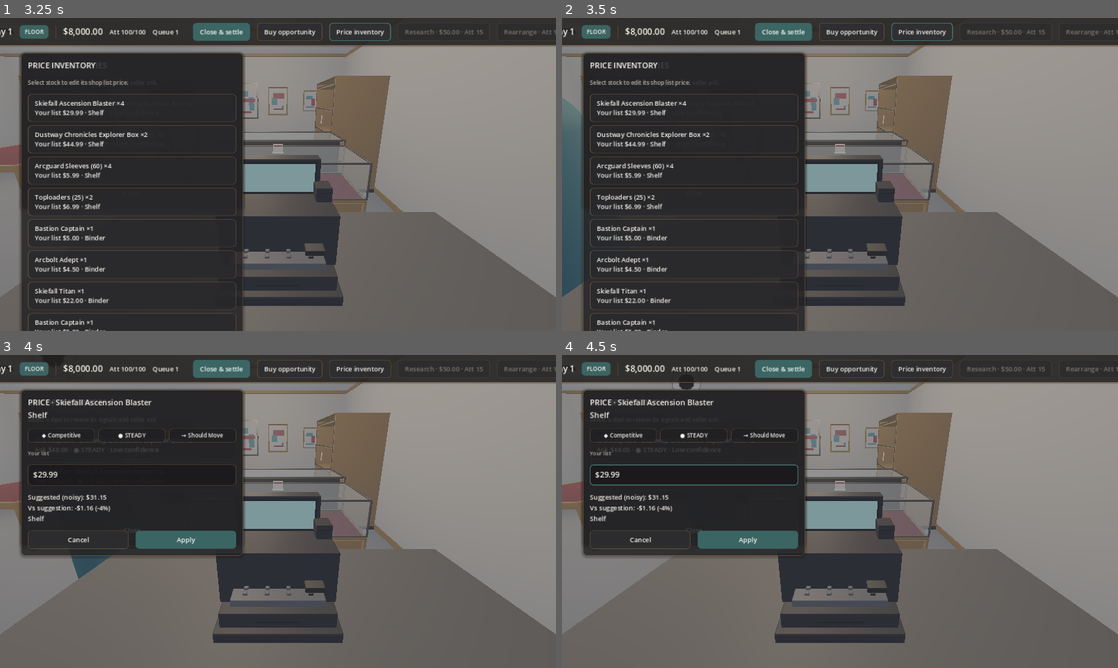
Above: before the commit, frames 1-4 (two rows, left to right).
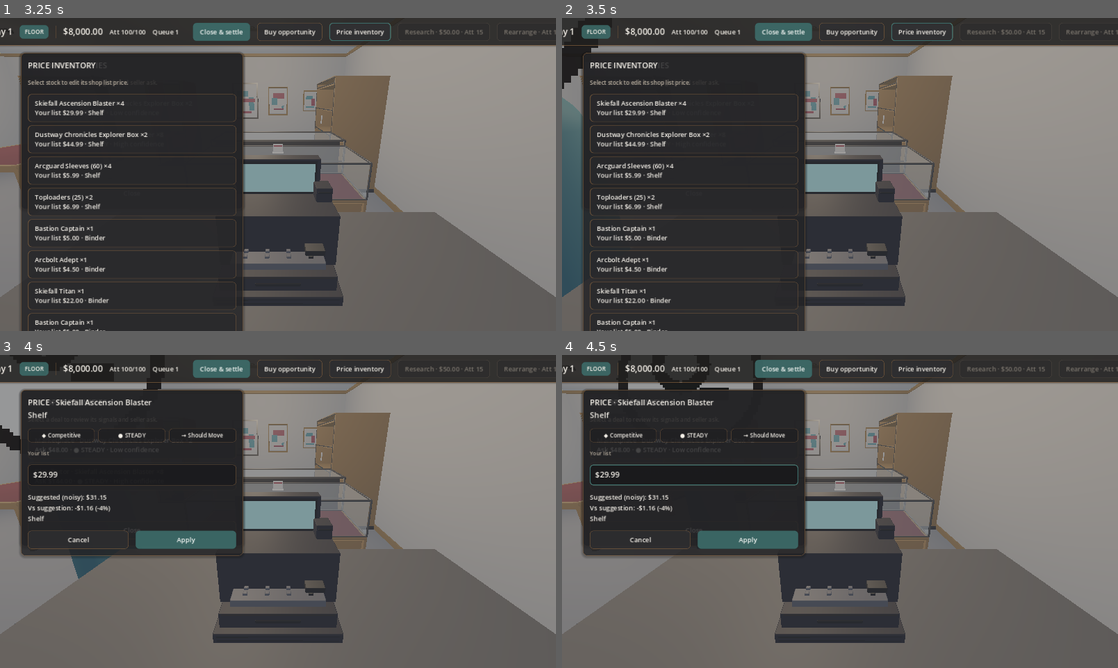
Above: after the commit, the same moments.

Repository: adamwlarson/cardshopsimulator
Game: Godot game, scene res://scenes/boot/boot.tscn
The game is run twice, just before and just after one commit, with the same random seed, the same clock (stepped at 60 frames per second) and the same inputs.
Inputs:
- Up to frame 1 (3.25 s): click "OPEN SHOP" at 0.5 s; click "Open floor" at 1.25 s; click "Buy opportunity" at 2 s; click "Price inventory" at 2.75 s
- Up to frame 2 (3.5 s): no input
- Up to frame 3 (4 s): click "Marketplace · Dustway Chronic…" at 3.5 s
- Up to frame 4 (4.5 s): click "Distributor · Skiefall Ascens…" at 4.25 s

Frame 1 is identical in both runs. In frame 2, 0.4% of the frame differs, in the area x 0-7%, y 8-23%; in frame 3, 0.3%; in frame 4, 0.2%.

Commit message:
Make NPC intent bobbers larger and unshaded
Scale overhead browse/buy/sell sprites so they read from the locked
shop camera, with a dark disc backing and unshaded billboard draw.

Co-authored-by: Adam Larson <maddogawl@gmail.com>

Diff:
--- a/scripts/customers/customer_intent_icon.gd
+++ b/scripts/customers/customer_intent_icon.gd
@@ -7,19 +7,24 @@
 	SELL,
 }
 
-const COLOR_BROWSE := Color(0.74, 0.76, 0.78)
-const COLOR_BUY := Color(0.30, 0.64, 0.62)
-const COLOR_SELL := Color(0.84, 0.58, 0.26)
+const COLOR_BROWSE := Color(0.82, 0.84, 0.86)
+const COLOR_BUY := Color(0.22, 0.72, 0.68)
+const COLOR_SELL := Color(0.92, 0.62, 0.22)
+const SIZE_PX := 64
 
 var intent: Intent = Intent.BROWSE
 
 
 func _ready() -> void:
 	billboard = BaseMaterial3D.BILLBOARD_ENABLED
-	pixel_size = 0.012
+	shaded = false
+	double_sided = true
+	pixel_size = 0.022
 	centered = true
-	position = Vector3(0.0, 2.05, 0.0)
-	apply_intent(Intent.BROWSE)
+	alpha_cut = SpriteBase3D.ALPHA_CUT_DISABLED
+	texture_filter = BaseMaterial3D.TEXTURE_FILTER_NEAREST
+	render_priority = 8
+	apply_intent(intent)
 
 
 func apply_intent(next: Intent) -> void:
@@ -57,44 +62,52 @@
 
 
 func _make_texture(next: Intent) -> Texture2D:
-	var image := Image.create(48, 48, false, Image.FORMAT_RGBA8)
+	var image := Image.create(SIZE_PX, SIZE_PX, false, Image.FORMAT_RGBA8)
 	image.fill(Color(0, 0, 0, 0))
 	var color := COLOR_BROWSE
 	match next:
 		Intent.BUY:
 			color = COLOR_BUY
-			_draw_bag(image, color)
 		Intent.SELL:
 			color = COLOR_SELL
-			_draw_tag(image, color)
+	_fill_circle(image, 32, 32, 30, Color(0.08, 0.08, 0.09, 0.92))
+	_fill_circle(image, 32, 32, 26, color)
+	match next:
+		Intent.BUY:
+			_draw_bag(image)
+		Intent.SELL:
+			_draw_tag(image)
 		_:
-			_draw_magnifier(image, color)
+			_draw_magnifier(image)
 	return ImageTexture.create_from_image(image)
 
 
-func _draw_magnifier(image: Image, color: Color) -> void:
-	_fill_circle(image, 20, 20, 11, color)
-	_fill_circle(image, 20, 20, 6, Color(0.12, 0.13, 0.15, 0.92))
-	_fill_rect(image, 28, 28, 8, 4, color)
+func _draw_magnifier(image: Image) -> void:
+	var ink := Color(0.10, 0.11, 0.12, 1.0)
+	_fill_circle(image, 28, 26, 12, ink)
+	_fill_circle(image, 28, 26, 7, COLOR_BROWSE)
+	_fill_rect(image, 36, 36, 12, 5, ink)
 
 
-func _draw_bag(image: Image, color: Color) -> void:
-	_fill_rect(image, 12, 18, 24, 22, color)
-	_fill_rect(image, 16, 10, 4, 10, color)
-	_fill_rect(image, 28, 10, 4, 10, color)
+func _draw_bag(image: Image) -> void:
+	var ink := Color(0.08, 0.14, 0.14, 1.0)
+	_fill_rect(image, 20, 28, 24, 20, ink)
+	_fill_rect(image, 24, 18, 5, 12, ink)
+	_fill_rect(image, 35, 18, 5, 12, ink)
 
 
-func _draw_tag(image: Image, color: Color) -> void:
-	_fill_rect(image, 14, 12, 20, 24, color)
-	_fill_circle(image, 24, 18, 3, Color(0.12, 0.13, 0.15, 0.92))
-	_fill_rect(image, 20, 26, 8, 3, Color(0.12, 0.13, 0.15, 0.55))
+func _draw_tag(image: Image) -> void:
+	var ink := Color(0.18, 0.10, 0.04, 1.0)
+	_fill_rect(image, 22, 18, 20, 28, ink)
+	_fill_circle(image, 32, 26, 4, COLOR_SELL)
+	_fill_rect(image, 28, 34, 8, 4, COLOR_SELL)
 
 
 func _fill_circle(image: Image, cx: int, cy: int, radius: int, color: Color) -> void:
 	var r2 := radius * radius
 	for y: int in range(cy - radius, cy + radius + 1):
 		for x: int in range(cx - radius, cx + radius + 1):
-			if x < 0 or y < 0 or x >= 48 or y >= 48:
+			if x < 0 or y < 0 or x >= SIZE_PX or y >= SIZE_PX:
 				continue
 			var dx := x - cx
 			var dy := y - cy
@@ -112,6 +125,6 @@
 ) -> void:
 	for y: int in range(top, top + height):
 		for x: int in range(left, left + width):
-			if x < 0 or y < 0 or x >= 48 or y >= 48:
+			if x < 0 or y < 0 or x >= SIZE_PX or y >= SIZE_PX:
 				continue
 			image.set_pixel(x, y, color)
--- a/scripts/customers/customer_npc.gd
+++ b/scripts/customers/customer_npc.gd
@@ -40,7 +40,7 @@
 	_body.position = Vector3(0.0, body_height * 0.5, 0.0)
 	add_child(_body)
 	icon = CustomerIntentIcon.new()
-	icon.position = Vector3(0.0, body_height + 0.28, 0.0)
+	icon.position = Vector3(0.0, body_height + 0.42, 0.0)
 	add_child(icon)
 
 
